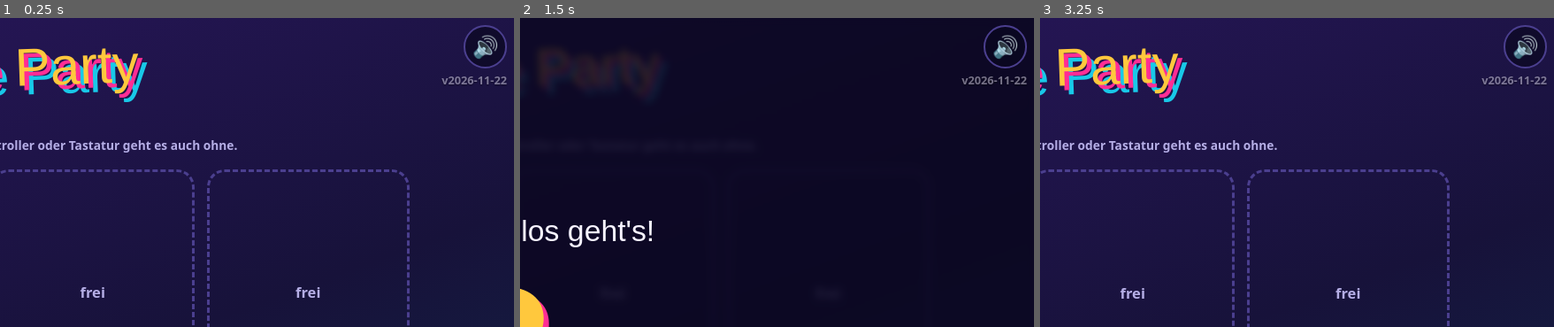
Above: before the commit, frames 1-3 (left to right).
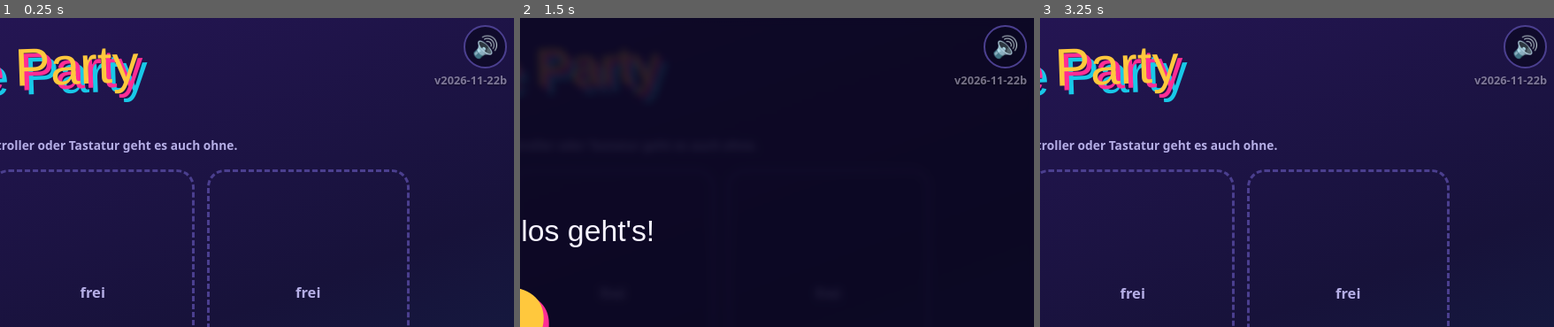
Above: after the commit, the same moments.

Repository: Kuma665/Arcade-Party
Game: browser game, page index.bundle.html
The game is run twice, just before and just after one commit, with the same random seed, the same clock (stepped at 60 frames per second) and the same inputs.
Inputs (mouse positions are % of the whole screen's width and height, from its top left):
- Up to frame 1 (0.25 s): no input
- Up to frame 2 (1.5 s): click (48, 50) at 0.27 s; hold Right from 1.03 s (still down); click (48, 55) at 1.07 s; tap Space at 1.1 s
- Up to frame 3 (3.25 s): release Right at 1.53 s; hold Down 1.58-1.85 s; tap Space every 0.5 s from 1.6 to 3.1 s; click (32, 45) at 1.67 s; click "Bereit? · Enter drücken" at 1.77 s; hold Left 1.9-2.47 s; click (65, 42) at 2.27 s; hold Up 2.52-2.82 s; click (61, 60) at 2.87 s; hold Right from 2.87 s (still down)
The pictures show only the part of the screen within x 50-100%, y 0-50%; the shares and areas given below are measured in that part.

The runs differ from the first frame. In frame 1, 0.2% of the frame differs, in the area x 84-99%, y 18-22%; in frame 2, 0.2%; in frame 3, 0.2%.

Commit message:
Spiel aktualisiert: Spielflaeche weicht am Handy den Touch-Tasten aus (alle Spiele inkl. Flood)
Co-Authored-By: Claude Opus 5.5 <noreply@anthropic.com>

Diff:
--- a/index.bundle.html
+++ b/index.bundle.html
@@ -152,6 +152,8 @@
 @keyframes tw{from{opacity:.25}to{opacity:.95}}
 /* Handy-Layout (22.11.2026): Touch-Leiste oben links statt über Überschriften; in Tipp-Menüs keine Touch-Tasten; Menüs passen sich der Höhe an; leere zweite Slot-Reihe flach */
 #tpc{left:max(8px,env(safe-area-inset-left,0px));transform:none}
+/* Spielfläche weicht den Touch-Tasten aus (--tpr = Breite pro Seite, aus apPW()) */
+#fl{left:var(--tpr,0px);width:calc(100% - 2*var(--tpr,0px))}
 body.apmenu #tp{display:none}
 .fw{display:flex;flex-direction:column;align-items:center;gap:2.2vh;width:100%;transform-origin:top center}
 .rw .rwa{display:inline-block;padding:0 .35em;cursor:pointer}
@@ -564,7 +566,7 @@
 /* ===== Grundausstattung (wie in den anderen Spielen): Ton aus beim Verlassen, Stumm-Knopf, Fehleranzeige, Wake Lock,
    Zurück-Taste, Vollbild, Dreh-Hinweis, Mauszeiger ausblenden, Version + Credits. Texte zentral in TX.
    var statt let/const: pollPads() und push1() laufen schon, bevor dieser Block erreicht ist. ===== */
-var VER='v2026-11-22';
+var VER='v2026-11-22b';
 var TX={mute:'Ton an/aus (M)',err:'Fehler: ',line:'Zeile ',rot:'📱 ↻<br>Bitte quer drehen',
  credits:'<b>Arcade Party</b> '+VER+'<br>Musik und Soundeffekte: im Spiel erzeugt<br>Schriften: Bungee, Rajdhani (Google Fonts)<br>QR-Code: qrcodejs (davidshimjs)<br>Handy-Verbindung: PeerJS (peerjs.com)<br><small>Tippen zum Schließen</small>'};
 var GAMEST=['demo','bm','bo','sm','rc','flood'],AUDC=[],apFoc=true,apMT=0,apFsOff=false,apL3={},apWl=null,apHist=0,apErrN=0;
@@ -631,12 +633,18 @@
 ['menu','set','pre','hs'].forEach(id=>{const s=$(id),w=document.createElement('div');w.className='fw';[...s.children].forEach(c=>w.appendChild(c));s.appendChild(w);
  const fit=()=>{if(!w.offsetHeight)return;const cs=getComputedStyle(s),av=s.clientHeight-parseFloat(cs.paddingTop)-parseFloat(cs.paddingBottom),k=Math.max(.4,Math.min(1,av/w.offsetHeight));w.style.transform=k<1?'scale('+k.toFixed(3)+')':'none'};
  new ResizeObserver(fit).observe(w);addEventListener('resize',fit);fit()});
+/* Breite für die Spielfläche: sind Touch-Tasten sichtbar, links/rechts deren Platz freihalten (alle 400 ms neu gemessen) */
+var apPWc=0,apPWt=0,apTpr=-1;
+function apPW(){const n=performance.now();if(apPWc&&n-apPWt<400)return apPWc;apPWt=n;let r=0;const tp=$('tp');
+ if(tp&&!tp.hidden&&getComputedStyle(tp).display!=='none'){let L=innerWidth;['tbA','tbB','tbE'].forEach(id=>{const e=$(id),b=e&&e.getBoundingClientRect();if(b&&b.width)L=Math.min(L,b.left)});const d=$('tdp').getBoundingClientRect();r=Math.ceil(Math.max(d.right,innerWidth-L)+6)}
+ if(r!==apTpr){apTpr=r;document.documentElement.style.setProperty('--tpr',r+'px')}apPWc=Math.max(240,innerWidth-2*r);return apPWc}
+addEventListener('resize',()=>{apPWc=0});
 /* Als App installierbar (nur über https, also GitHub Pages) */
 if('serviceWorker' in navigator&&location.protocol==='https:')navigator.serviceWorker.register('sw.js').catch(()=>{});
 /* Mauszeiger im laufenden Spiel ausblenden, bei Bewegung kurz zeigen; Stumm-Knopf nur in Menü/Pause; Version nur in Lobby/Menü */
 addEventListener('mousemove',()=>{apMT=performance.now()});
 setInterval(()=>{const g=apInGame(),h=g&&performance.now()-apMT>2000,r=document.documentElement;if(r.classList.contains('nocur')!==h){r.classList.toggle('nocur',h);try{flWin().document.documentElement.classList.toggle('nocur',h)}catch(_){}}
- $('apmu').classList.toggle('off',g);document.body.classList.toggle('apmenu',['menu','set','pre','hs'].includes(st));$('apver').classList.toggle('off',st!=='lobby'&&st!=='menu')},300);
+ $('apmu').classList.toggle('off',g);apPW();document.body.classList.toggle('apmenu',['menu','set','pre','hs'].includes(st));$('apver').classList.toggle('off',st!=='lobby'&&st!=='menu')},300);
  const gpb={},gpr={};
 const rStick=g=>g.mapping==='standard'?[g.axes[2]||0,g.axes[3]||0]:[0,0];
 function rsOn(g){const[x,y]=rStick(g),m=Math.hypot(x,y);if(!gpr[g.index]&&m>.6)gpr[g.index]=1;else if(gpr[g.index]&&m<.35)gpr[g.index]=0;return !!gpr[g.index]}
@@ -890,7 +898,7 @@
   if(nx<1||ny<1||nx>BW-2||ny>BH-2||seen[nx+','+ny]){[dx,dy]=[-dy,dx];nx=x+dx;ny=y+dy}x=nx;y=ny}
  BM={g,it:new Array(BW*BH).fill(0),pl,bo:[],fl:[],mt:[],pa:[],tx:[],gh:[],cr:[],wa:{},bn:null,sh:0,rain:null,evl:-1,nev:24,t:0,cd:3,sd:100,sdT:0,si:0,spi,end:null,done:0,pz:0,pzi:0,last:performance.now()};
  show('bm');requestAnimationFrame(bmLoop)}
-function bmDraw(){const B=BM,cv=$('bc'),TF=Math.floor(Math.min(innerWidth/BW,innerHeight/(BH+1.3))),T=Math.min(TF,40),W=BW*T,oy=Math.round(T*1.3),H=oy+BH*T,now=performance.now()/1000;
+function bmDraw(){const B=BM,cv=$('bc'),TF=Math.floor(Math.min(apPW()/BW,innerHeight/(BH+1.3))),T=Math.min(TF,40),W=BW*T,oy=Math.round(T*1.3),H=oy+BH*T,now=performance.now()/1000;
  if(cv.width!==W||cv.height!==H){cv.width=W;cv.height=H}cv.style.width=BW*TF+'px';cv.style.height=H*TF/T+'px';
  const c=cv.getContext('2d'),rr=(x,y,w,h,r)=>{c.beginPath();c.roundRect(x,y,w,h,r)},G=(col,b)=>{c.shadowColor=col;c.shadowBlur=b},em=(s,x,y,f)=>{c.font=`${T*f}px sans-serif`;c.fillText(s,x,y)};
  c.clearRect(0,0,W,H);c.textBaseline='middle';
@@ -1052,7 +1060,7 @@
  try{w.PA.drawRacer(c,q.p.co,q.p.ch,q.p.hat,q.vx,q.vy,q.on,q.dir,q.inv,TMON&&q.p.tm?TRGB[q.p.tm-1]:null)}
  catch(e){c.fillStyle=COL[q.p.co];c.beginPath();c.roundRect(0,0,26,38,10);c.fill()}
  c.restore()}
-function rcDraw(){const R=RC,cv=$('rcv'),sc=Math.min(innerWidth/RW,innerHeight/RH),cw=Math.floor(RW*sc),ch=Math.floor(RH*sc);
+function rcDraw(){const R=RC,cv=$('rcv'),sc=Math.min(apPW()/RW,innerHeight/RH),cw=Math.floor(RW*sc),ch=Math.floor(RH*sc);
  if(cv.width!==cw||cv.height!==ch){cv.width=cw;cv.height=ch}
  const c=cv.getContext('2d'),cam=Math.round(R.cam),VW=R.vw||RW,zk=RW/VW,
   T=(s,x,y,f,col,al)=>{c.font=f;c.textAlign=al||'left';c.lineWidth=5;c.strokeStyle='rgba(10,0,30,.75)';c.strokeText(s,x,y);c.fillStyle=col;c.fillText(s,x,y)};
@@ -1227,7 +1235,7 @@
 function jingle(){if(cfgG.mus<=0||!bc||bc.state!=='running'||!MU.g)return;const t=bc.currentTime+.05;[0,4,7,12,16].forEach((n,i)=>mn(329.63*Math.pow(2,n/12),t+i*.11,.4,'square',.07))}
 
 /* --- Zeichnen --- */
-function draw(){const B=SM,cv=$('smc'),sc=Math.min(innerWidth/W,innerHeight/H);
+function draw(){const B=SM,cv=$('smc'),sc=Math.min(apPW()/W,innerHeight/H);
  if(cv.width!==W){cv.width=W;cv.height=H}cv.style.width=W*sc+'px';cv.style.height=H*sc+'px';
  const c=cv.getContext('2d'),now=performance.now()/1000,G=(col,b)=>{c.shadowColor=col;c.shadowBlur=b};
  const dis=(x,y,r)=>{c.beginPath();c.arc(x,y,r,0,7)};
@@ -1474,7 +1482,7 @@
 function jingle(){if(cfgG.mus<=0||!bc||bc.state!=='running'||!MU.g)return;const t=bc.currentTime+.05;[0,4,7,12,16].forEach((n,i)=>mn(329.63*Math.pow(2,n/12),t+i*.11,.4,'square',.07))}
 
 /* --- Zeichnen --- */
-function draw(){const B=BO,cv=$('boc'),sc=Math.min(innerWidth/W,innerHeight/H);
+function draw(){const B=BO,cv=$('boc'),sc=Math.min(apPW()/W,innerHeight/H);
  if(cv.width!==W){cv.width=W;cv.height=H}cv.style.width=W*sc+'px';cv.style.height=H*sc+'px';
  const c=cv.getContext('2d'),now=performance.now()/1000,G=(col,b)=>{c.shadowColor=col;c.shadowBlur=b},ph=B.ph;
  const dis=(x,y,r)=>{c.beginPath();c.arc(x,y,r,0,7)};
--- a/index.html
+++ b/index.html
@@ -152,6 +152,8 @@
 @keyframes tw{from{opacity:.25}to{opacity:.95}}
 /* Handy-Layout (22.11.2026): Touch-Leiste oben links statt über Überschriften; in Tipp-Menüs keine Touch-Tasten; Menüs passen sich der Höhe an; leere zweite Slot-Reihe flach */
 #tpc{left:max(8px,env(safe-area-inset-left,0px));transform:none}
+/* Spielfläche weicht den Touch-Tasten aus (--tpr = Breite pro Seite, aus apPW()) */
+#fl{left:var(--tpr,0px);width:calc(100% - 2*var(--tpr,0px))}
 body.apmenu #tp{display:none}
 .fw{display:flex;flex-direction:column;align-items:center;gap:2.2vh;width:100%;transform-origin:top center}
 .rw .rwa{display:inline-block;padding:0 .35em;cursor:pointer}
@@ -564,7 +566,7 @@
 /* ===== Grundausstattung (wie in den anderen Spielen): Ton aus beim Verlassen, Stumm-Knopf, Fehleranzeige, Wake Lock,
    Zurück-Taste, Vollbild, Dreh-Hinweis, Mauszeiger ausblenden, Version + Credits. Texte zentral in TX.
    var statt let/const: pollPads() und push1() laufen schon, bevor dieser Block erreicht ist. ===== */
-var VER='v2026-11-22';
+var VER='v2026-11-22b';
 var TX={mute:'Ton an/aus (M)',err:'Fehler: ',line:'Zeile ',rot:'📱 ↻<br>Bitte quer drehen',
  credits:'<b>Arcade Party</b> '+VER+'<br>Musik und Soundeffekte: im Spiel erzeugt<br>Schriften: Bungee, Rajdhani (Google Fonts)<br>QR-Code: qrcodejs (davidshimjs)<br>Handy-Verbindung: PeerJS (peerjs.com)<br><small>Tippen zum Schließen</small>'};
 var GAMEST=['demo','bm','bo','sm','rc','flood'],AUDC=[],apFoc=true,apMT=0,apFsOff=false,apL3={},apWl=null,apHist=0,apErrN=0;
@@ -631,12 +633,18 @@
 ['menu','set','pre','hs'].forEach(id=>{const s=$(id),w=document.createElement('div');w.className='fw';[...s.children].forEach(c=>w.appendChild(c));s.appendChild(w);
  const fit=()=>{if(!w.offsetHeight)return;const cs=getComputedStyle(s),av=s.clientHeight-parseFloat(cs.paddingTop)-parseFloat(cs.paddingBottom),k=Math.max(.4,Math.min(1,av/w.offsetHeight));w.style.transform=k<1?'scale('+k.toFixed(3)+')':'none'};
  new ResizeObserver(fit).observe(w);addEventListener('resize',fit);fit()});
+/* Breite für die Spielfläche: sind Touch-Tasten sichtbar, links/rechts deren Platz freihalten (alle 400 ms neu gemessen) */
+var apPWc=0,apPWt=0,apTpr=-1;
+function apPW(){const n=performance.now();if(apPWc&&n-apPWt<400)return apPWc;apPWt=n;let r=0;const tp=$('tp');
+ if(tp&&!tp.hidden&&getComputedStyle(tp).display!=='none'){let L=innerWidth;['tbA','tbB','tbE'].forEach(id=>{const e=$(id),b=e&&e.getBoundingClientRect();if(b&&b.width)L=Math.min(L,b.left)});const d=$('tdp').getBoundingClientRect();r=Math.ceil(Math.max(d.right,innerWidth-L)+6)}
+ if(r!==apTpr){apTpr=r;document.documentElement.style.setProperty('--tpr',r+'px')}apPWc=Math.max(240,innerWidth-2*r);return apPWc}
+addEventListener('resize',()=>{apPWc=0});
 /* Als App installierbar (nur über https, also GitHub Pages) */
 if('serviceWorker' in navigator&&location.protocol==='https:')navigator.serviceWorker.register('sw.js').catch(()=>{});
 /* Mauszeiger im laufenden Spiel ausblenden, bei Bewegung kurz zeigen; Stumm-Knopf nur in Menü/Pause; Version nur in Lobby/Menü */
 addEventListener('mousemove',()=>{apMT=performance.now()});
 setInterval(()=>{const g=apInGame(),h=g&&performance.now()-apMT>2000,r=document.documentElement;if(r.classList.contains('nocur')!==h){r.classList.toggle('nocur',h);try{flWin().document.documentElement.classList.toggle('nocur',h)}catch(_){}}
- $('apmu').classList.toggle('off',g);document.body.classList.toggle('apmenu',['menu','set','pre','hs'].includes(st));$('apver').classList.toggle('off',st!=='lobby'&&st!=='menu')},300);
+ $('apmu').classList.toggle('off',g);apPW();document.body.classList.toggle('apmenu',['menu','set','pre','hs'].includes(st));$('apver').classList.toggle('off',st!=='lobby'&&st!=='menu')},300);
  const gpb={},gpr={};
 const rStick=g=>g.mapping==='standard'?[g.axes[2]||0,g.axes[3]||0]:[0,0];
 function rsOn(g){const[x,y]=rStick(g),m=Math.hypot(x,y);if(!gpr[g.index]&&m>.6)gpr[g.index]=1;else if(gpr[g.index]&&m<.35)gpr[g.index]=0;return !!gpr[g.index]}
@@ -890,7 +898,7 @@
   if(nx<1||ny<1||nx>BW-2||ny>BH-2||seen[nx+','+ny]){[dx,dy]=[-dy,dx];nx=x+dx;ny=y+dy}x=nx;y=ny}
  BM={g,it:new Array(BW*BH).fill(0),pl,bo:[],fl:[],mt:[],pa:[],tx:[],gh:[],cr:[],wa:{},bn:null,sh:0,rain:null,evl:-1,nev:24,t:0,cd:3,sd:100,sdT:0,si:0,spi,end:null,done:0,pz:0,pzi:0,last:performance.now()};
  show('bm');requestAnimationFrame(bmLoop)}
-function bmDraw(){const B=BM,cv=$('bc'),TF=Math.floor(Math.min(innerWidth/BW,innerHeight/(BH+1.3))),T=Math.min(TF,40),W=BW*T,oy=Math.round(T*1.3),H=oy+BH*T,now=performance.now()/1000;
+function bmDraw(){const B=BM,cv=$('bc'),TF=Math.floor(Math.min(apPW()/BW,innerHeight/(BH+1.3))),T=Math.min(TF,40),W=BW*T,oy=Math.round(T*1.3),H=oy+BH*T,now=performance.now()/1000;
  if(cv.width!==W||cv.height!==H){cv.width=W;cv.height=H}cv.style.width=BW*TF+'px';cv.style.height=H*TF/T+'px';
  const c=cv.getContext('2d'),rr=(x,y,w,h,r)=>{c.beginPath();c.roundRect(x,y,w,h,r)},G=(col,b)=>{c.shadowColor=col;c.shadowBlur=b},em=(s,x,y,f)=>{c.font=`${T*f}px sans-serif`;c.fillText(s,x,y)};
  c.clearRect(0,0,W,H);c.textBaseline='middle';
@@ -1052,7 +1060,7 @@
  try{w.PA.drawRacer(c,q.p.co,q.p.ch,q.p.hat,q.vx,q.vy,q.on,q.dir,q.inv,TMON&&q.p.tm?TRGB[q.p.tm-1]:null)}
  catch(e){c.fillStyle=COL[q.p.co];c.beginPath();c.roundRect(0,0,26,38,10);c.fill()}
  c.restore()}
-function rcDraw(){const R=RC,cv=$('rcv'),sc=Math.min(innerWidth/RW,innerHeight/RH),cw=Math.floor(RW*sc),ch=Math.floor(RH*sc);
+function rcDraw(){const R=RC,cv=$('rcv'),sc=Math.min(apPW()/RW,innerHeight/RH),cw=Math.floor(RW*sc),ch=Math.floor(RH*sc);
  if(cv.width!==cw||cv.height!==ch){cv.width=cw;cv.height=ch}
  const c=cv.getContext('2d'),cam=Math.round(R.cam),VW=R.vw||RW,zk=RW/VW,
   T=(s,x,y,f,col,al)=>{c.font=f;c.textAlign=al||'left';c.lineWidth=5;c.strokeStyle='rgba(10,0,30,.75)';c.strokeText(s,x,y);c.fillStyle=col;c.fillText(s,x,y)};
@@ -1227,7 +1235,7 @@
 function jingle(){if(cfgG.mus<=0||!bc||bc.state!=='running'||!MU.g)return;const t=bc.currentTime+.05;[0,4,7,12,16].forEach((n,i)=>mn(329.63*Math.pow(2,n/12),t+i*.11,.4,'square',.07))}
 
 /* --- Zeichnen --- */
-function draw(){const B=SM,cv=$('smc'),sc=Math.min(innerWidth/W,innerHeight/H);
+function draw(){const B=SM,cv=$('smc'),sc=Math.min(apPW()/W,innerHeight/H);
  if(cv.width!==W){cv.width=W;cv.height=H}cv.style.width=W*sc+'px';cv.style.height=H*sc+'px';
  const c=cv.getContext('2d'),now=performance.now()/1000,G=(col,b)=>{c.shadowColor=col;c.shadowBlur=b};
  const dis=(x,y,r)=>{c.beginPath();c.arc(x,y,r,0,7)};
@@ -1474,7 +1482,7 @@
 function jingle(){if(cfgG.mus<=0||!bc||bc.state!=='running'||!MU.g)return;const t=bc.currentTime+.05;[0,4,7,12,16].forEach((n,i)=>mn(329.63*Math.pow(2,n/12),t+i*.11,.4,'square',.07))}
 
 /* --- Zeichnen --- */
-function draw(){const B=BO,cv=$('boc'),sc=Math.min(innerWidth/W,innerHeight/H);
+function draw(){const B=BO,cv=$('boc'),sc=Math.min(apPW()/W,innerHeight/H);
  if(cv.width!==W){cv.width=W;cv.height=H}cv.style.width=W*sc+'px';cv.style.height=H*sc+'px';
  const c=cv.getContext('2d'),now=performance.now()/1000,G=(col,b)=>{c.shadowColor=col;c.shadowBlur=b},ph=B.ph;
  const dis=(x,y,r)=>{c.beginPath();c.arc(x,y,r,0,7)};
